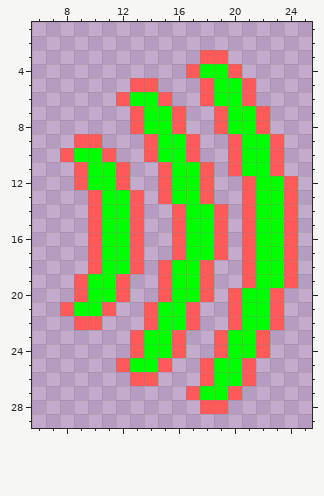
Pixel-art file, stored at assets/bullet.aseprite. The first picture shows the starting point.
32x32 pixels, 1 frame. Shown: x 6..25, y 1..29.
The result:
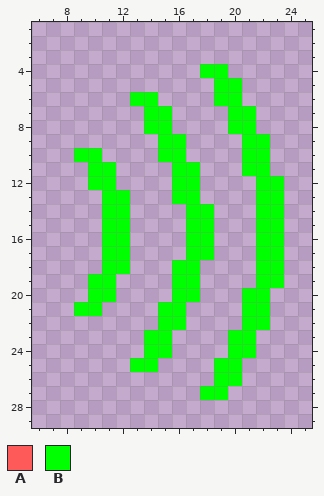
Palette (. is transparent): A #ff5a5a  B #00ff00
The edit:
@@ x 6..25 @@
  2 ....................
- 3 ............AA......
- 4 ...........ABBA.....
- 5 .......AA...ABBA....
- 6 ......ABBA..ABBA....
- 7 .......ABBA..ABBA...
- 8 .......ABBA..ABBA...
- 9 ...AA...ABBA..ABBA..
-10 ..ABBA..ABBA..ABBA..
-11 ...ABBA..ABBA.ABBA..
-12 ...ABBA..ABBA..ABBA.
-13 ....ABBA.ABBA..ABBA.
-14 ....ABBA..ABBA.ABBA.
-15 ....ABBA..ABBA.ABBA.
-16 ....ABBA..ABBA.ABBA.
-17 ....ABBA..ABBA.ABBA.
-18 ....ABBA.ABBA..ABBA.
-19 ...ABBA..ABBA..ABBA.
-20 ...ABBA..ABBA.ABBA..
-21 ..ABBA..ABBA..ABBA..
-22 ...AA...ABBA..ABBA..
-23 .......ABBA..ABBA...
-24 .......ABBA..ABBA...
-25 ......ABBA..ABBA....
-26 .......AA...ABBA....
-27 ...........ABBA.....
-28 ............AA......
+ 3 ....................
+ 4 ............BB......
+ 5 .............BB.....
+ 6 .......BB....BB.....
+ 7 ........BB....BB....
+ 8 ........BB....BB....
+ 9 .........BB....BB...
+10 ...BB....BB....BB...
+11 ....BB....BB...BB...
+12 ....BB....BB....BB..
+13 .....BB...BB....BB..
+14 .....BB....BB...BB..
+15 .....BB....BB...BB..
+16 .....BB....BB...BB..
+17 .....BB....BB...BB..
+18 .....BB...BB....BB..
+19 ....BB....BB....BB..
+20 ....BB....BB...BB...
+21 ...BB....BB....BB...
+22 .........BB....BB...
+23 ........BB....BB....
+24 ........BB....BB....
+25 .......BB....BB.....
+26 .............BB.....
+27 ............BB......
+28 ....................
 29 ....................
Pixel boxes of the changes (left, top, right, bottom) in both pictures:
erased: (60, 50, 298, 414)
